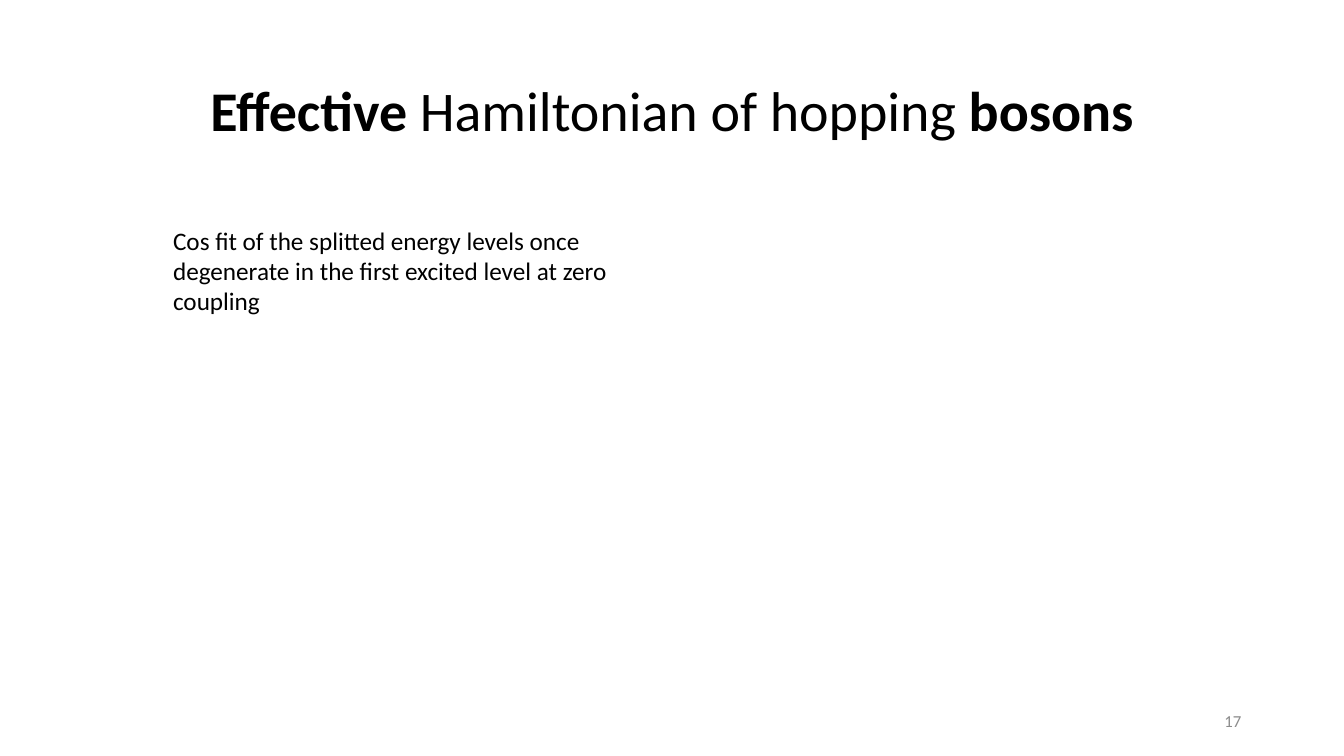
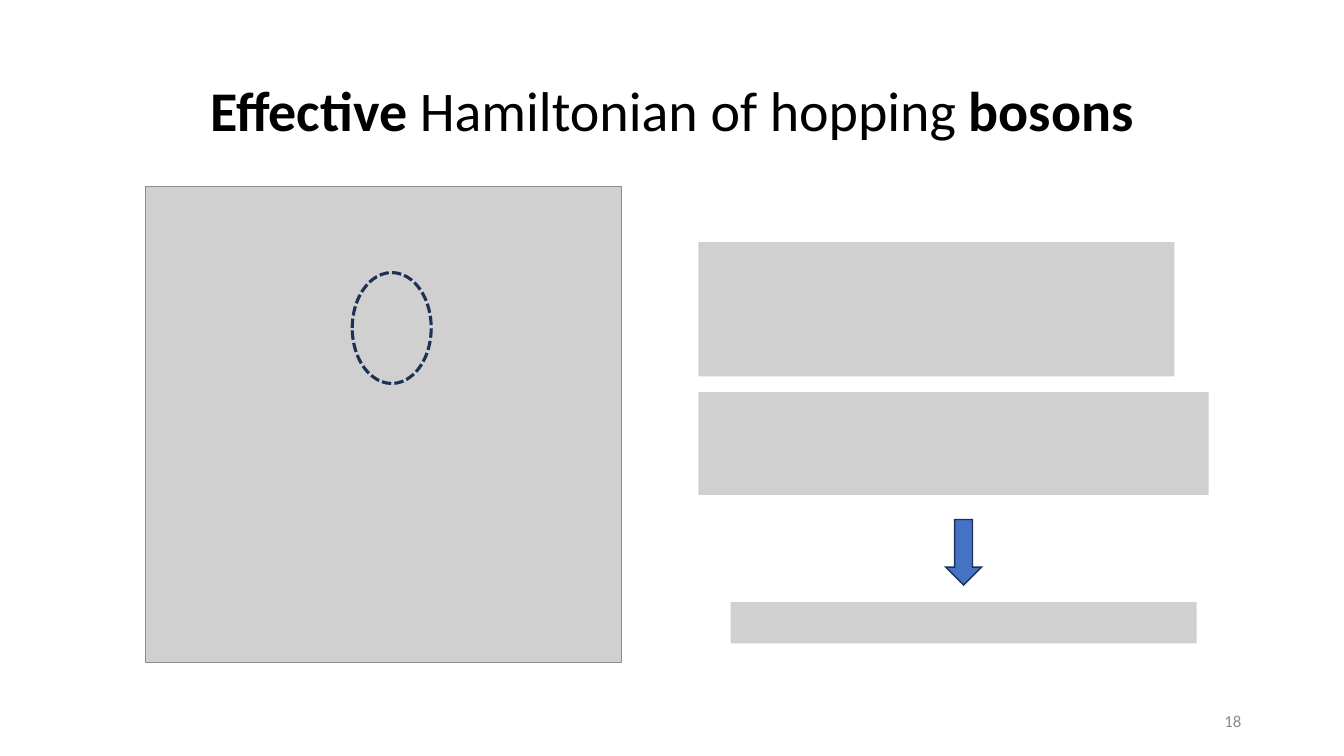
Before and after one commit to davidebernocco/Manybody_physics_project, a slide deck: slide 18 of Ladder_Heisemberg_presentation.pptx (slide 17 before the commit). Drawn at 1344x756 pixels with LibreOffice and Linux fonts; fonts in the diff are those of the drawing; grey boxes stand for pictures. Boxes give left, top, right and bottom in pixels: in the first picture for what was removed or moved away, otherwise in the second. Text is boxed around its words. In the diff, an @@ line names an element or a change of style, - is before the commit and + after.

```diff
--- a/Ladder_Heisemberg_presentation.pptx
+++ b/Ladder_Heisemberg_presentation.pptx
@@ picture added at bbox=[146, 187, 622, 662] @@
@@ text removed at bbox=[173, 232, 607, 315] @@
-Cos fit of the splitted energy levels once degenerate in the first excited level at zero coupling
@@ picture added at bbox=[699, 242, 1175, 376] @@
@@ ellipse added at bbox=[352, 272, 431, 383], outline #1E3256 2.25 pt dashed @@
@@ picture added at bbox=[699, 392, 1209, 495] @@
@@ down arrow added at bbox=[946, 519, 981, 585], fill #4472C4, outline #1E3256 1 pt @@
@@ picture added at bbox=[731, 602, 1197, 643] @@
@@ page number at bbox=[1224, 715, 1241, 727]: text changed @@
-17
+18
```
Also in this commit, not shown: 4 other slides changed, 4 slides added, 2 slides removed, 5 other files.
